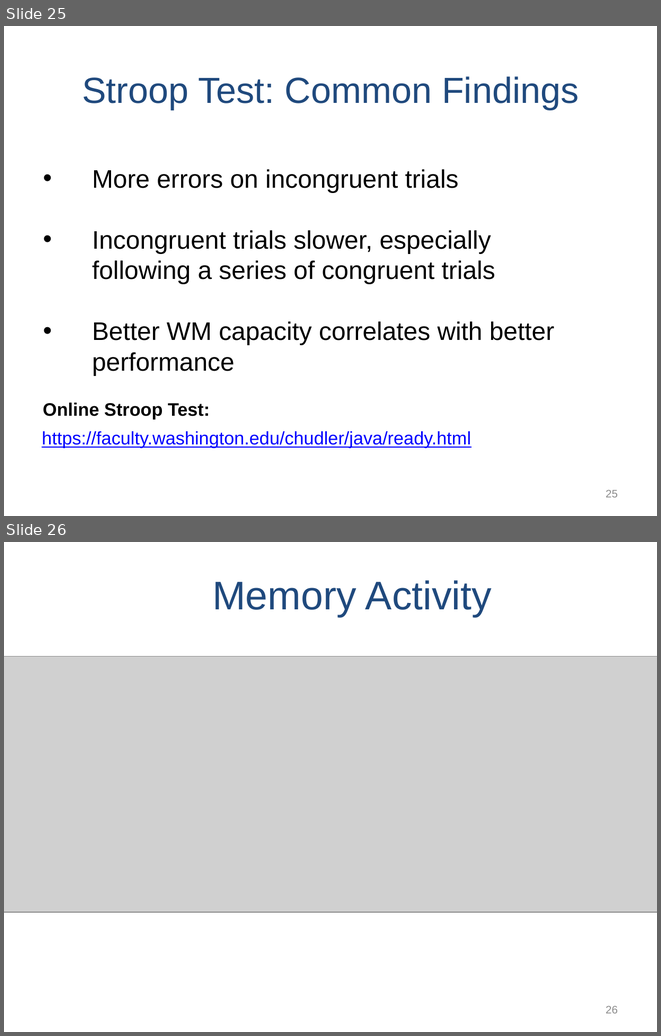
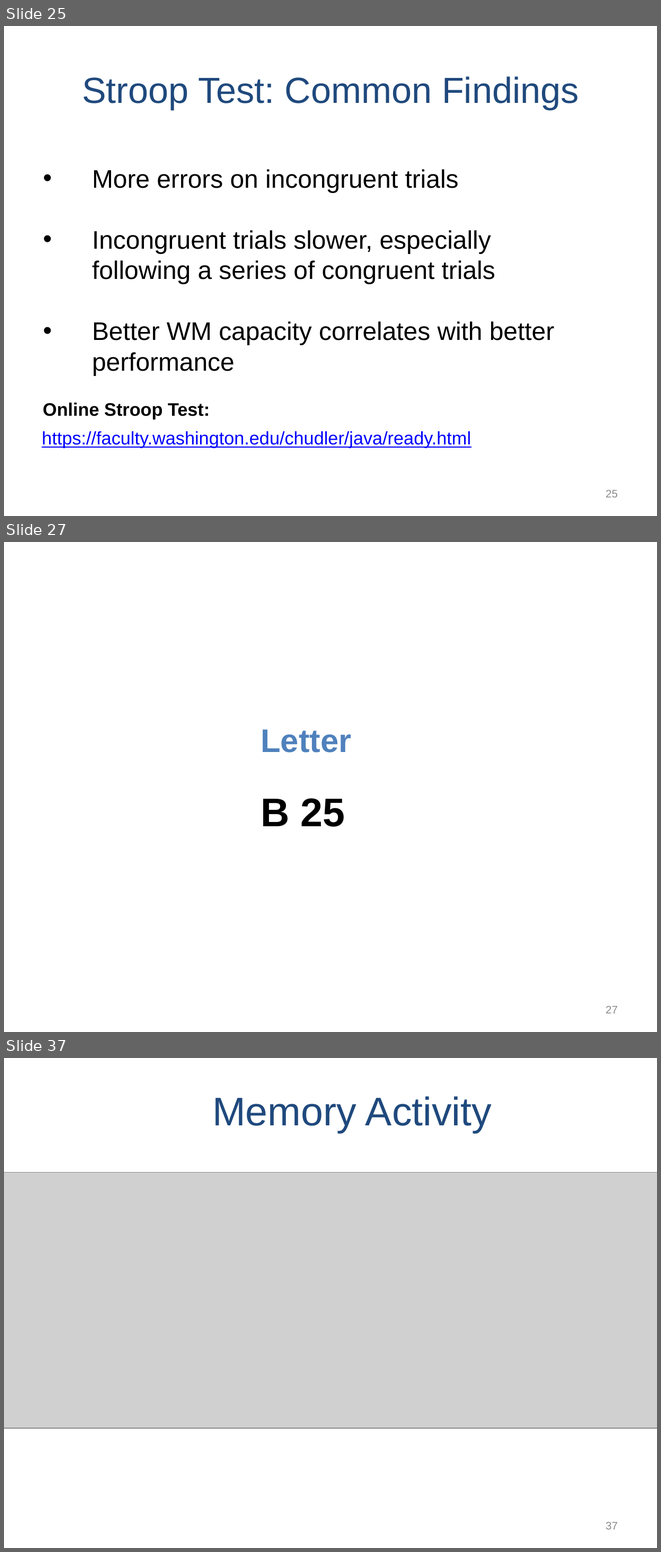
Before and after one commit to npm27/Teaching-Materials, a slide deck: Memory/Slides/Chapter 3.PPTX. Shown one above the other, each under a label of ours: slides 25 and 26 before the commit, slides 25, 27 and 37 after it; the slides between them are not shown. The pictures are 661x1036 and 661x1552 pixels, drawn with LibreOffice and Linux fonts; fonts in the diff are those of the drawing; grey boxes stand for pictures. Boxes give left, top, right and bottom in pixels: in the first picture for what was removed or moved away, otherwise in the second. Text is boxed around its words. In the diff, an @@ line names an element or a change of style, - is before the commit and + after.

```diff
--- a/Memory/Slides/Chapter 3.PPTX
+++ b/Memory/Slides/Chapter 3.PPTX
@@ slide 27 added at bbox=[4, 542, 657, 1032], background #FFFFFF @@
@@ text added at bbox=[261, 729, 351, 752], 36 pt, text #4F81BD, bold @@
+Letter
@@ text added at bbox=[261, 798, 345, 827], 44 pt, text #000000, bold @@
+B 25
@@ page number added at bbox=[606, 1006, 618, 1013], 12 pt, text #8C8C8C @@
+27
@@ what was slide 26 is now slide 37 @@
@@ page number at bbox=[606, 1522, 618, 1529]: text changed @@
-26
+37
```
Also in this commit, not shown: 2 slides changed, 11 other slides added, 3 other files.
